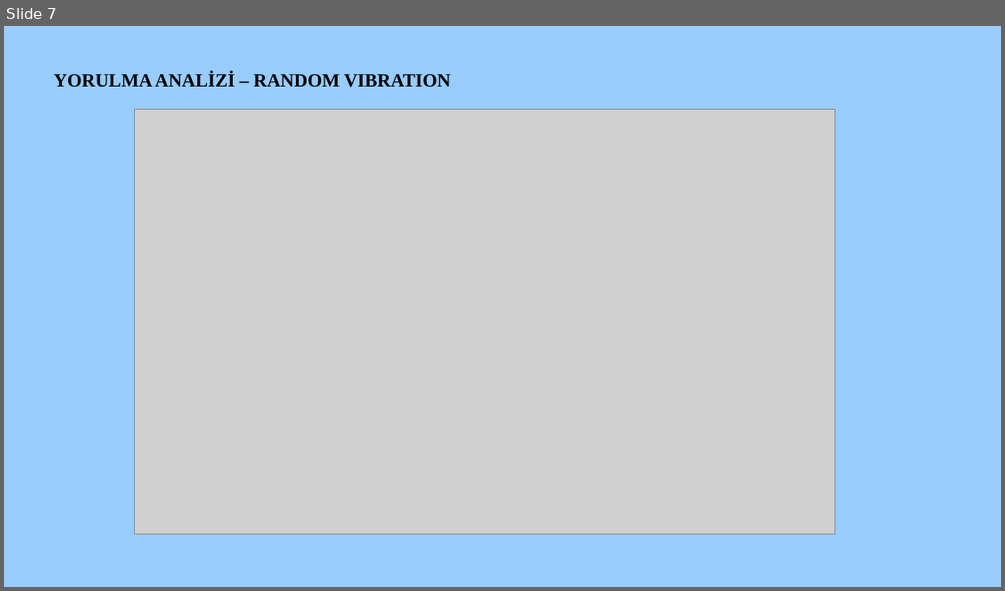
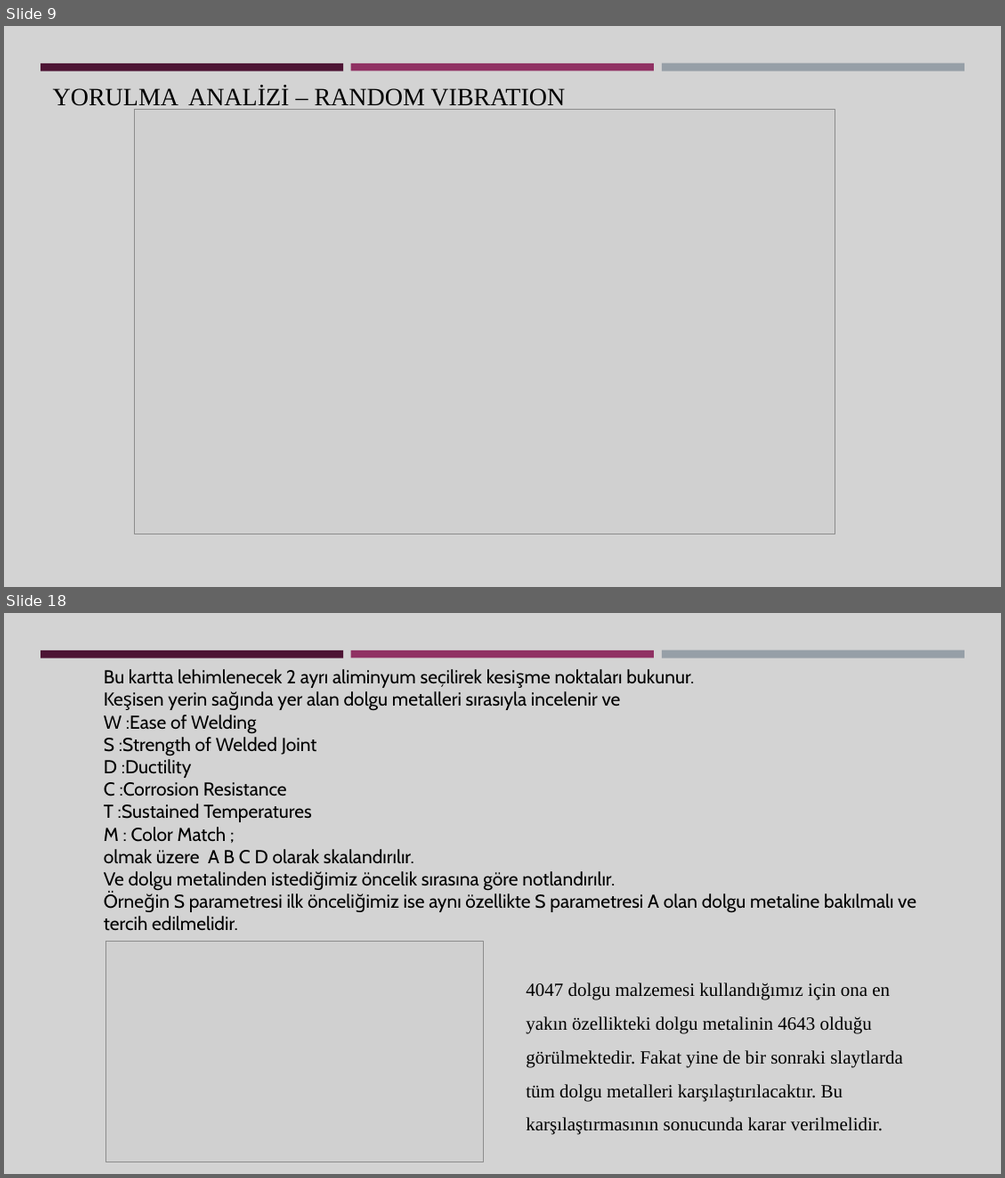
Before and after one commit to Gamze1304/black, a slide deck: Gamze Saçmaözü aselsan sunum.pptx. Shown one above the other, each under a label of ours: slide 7 before the commit, slides 9 and 18 after it; the slides between them are not shown. The pictures are 1005x591 and 1005x1178 pixels, drawn with LibreOffice and Linux fonts; fonts in the diff are those of the drawing; grey boxes stand for pictures. Boxes give left, top, right and bottom in pixels: in the first picture for what was removed or moved away, otherwise in the second. Text is boxed around its words. In the diff, an @@ line names an element or a change of style, - is before the commit and + after.

```diff
--- a/Gamze Saçmaözü aselsan sunum.pptx
+++ b/Gamze Saçmaözü aselsan sunum.pptx
@@ slide 18 added at (x1=4, y1=613, x2=1001, y2=1174), background #D3D3D3; not listed: 3 template elements that a slide beside it also shows @@
@@ text added at (x1=104, y1=669, x2=916, y2=931), 18 pt, text #000000 @@
+Bu kartta lehimlenecek 2 ayrı aliminyum seçilirek kesişme noktaları bukunur.
+Keşisen yerin sağında yer alan dolgu metalleri sırasıyla incelenir ve
+W :Ease of Welding
+S :Strength of Welded Joint
+D :Ductility
+C :Corrosion Resistance
+T :Sustained Temperatures
+M : Color Match ;
+olmak üzere A B C D olarak skalandırılır.
+Ve dolgu metalinden istediğimiz öncelik sırasına göre notlandırılır.
+Örneğin S parametresi ilk önceliğimiz ise aynı özellikte S parametresi A olan dolgu metaline bakılmalı ve tercih edilmelidir.
@@ picture added at (x1=105, y1=941, x2=484, y2=1163) @@
@@ text added at (x1=526, y1=982, x2=903, y2=1135), 18 pt, text #000000 @@
+4047 dolgu malzemesi kullandığımız için ona en yakın özellikteki dolgu metalinin 4643 olduğu görülmektedir. Fakat yine de bir sonraki slaytlarda tüm dolgu metalleri karşılaştırılacaktır. Bu karşılaştırmasının sonucunda karar verilmelidir.
@@ what was slide 7 is now slide 9 @@
@@ slide 9 changed as well @@
@@ background #99CCFF to #D3D3D3 @@
@@ rectangle added at (x1=40, y1=63, x2=343, y2=70), fill #4D1434 @@
@@ text "YORULMA ANALİZİ – RANDOM VIBRATION" moved from (x1=54, y1=71, x2=451, y2=87) to (x1=53, y1=86, x2=565, y2=110) @@
@@ text "YORULMA ANALİZİ – RANDOM VIBRATION" at (x1=53, y1=86, x2=565, y2=110): size 18 to 24 pt, bold off @@
@@ rectangle added at (x1=351, y1=63, x2=654, y2=70), fill #903163 @@
@@ rectangle added at (x1=662, y1=63, x2=964, y2=71), fill #969FA7 @@
```
Also in this commit, not shown: 6 other slides changed, 16 other slides added, 1 slide removed.
